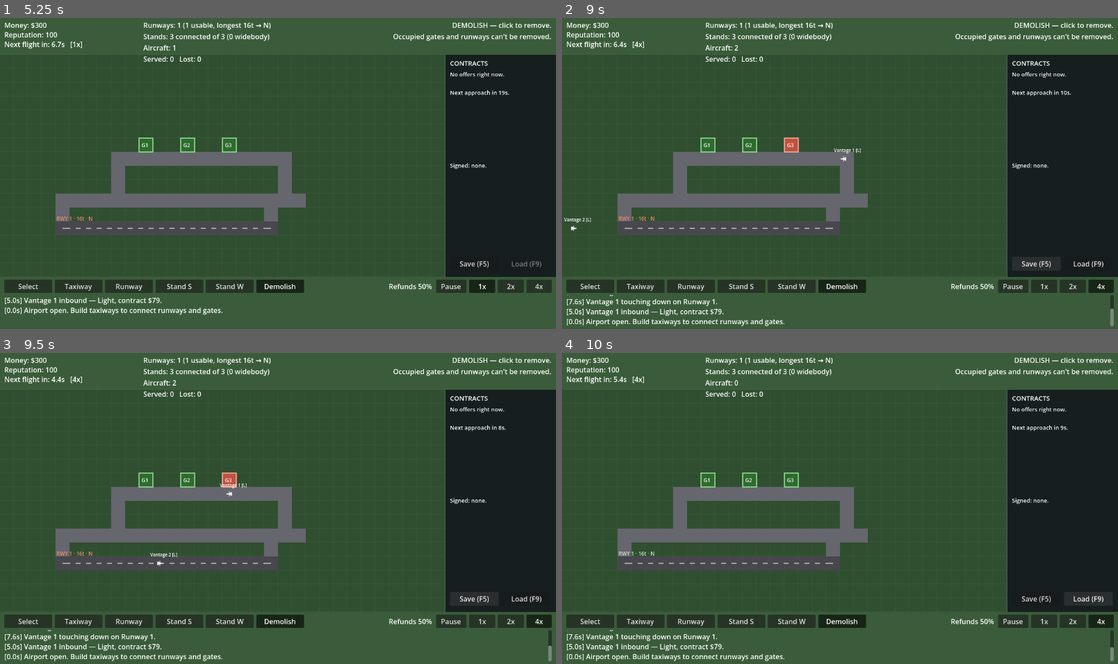
Above: before the commit, frames 1-4 (two rows, left to right).
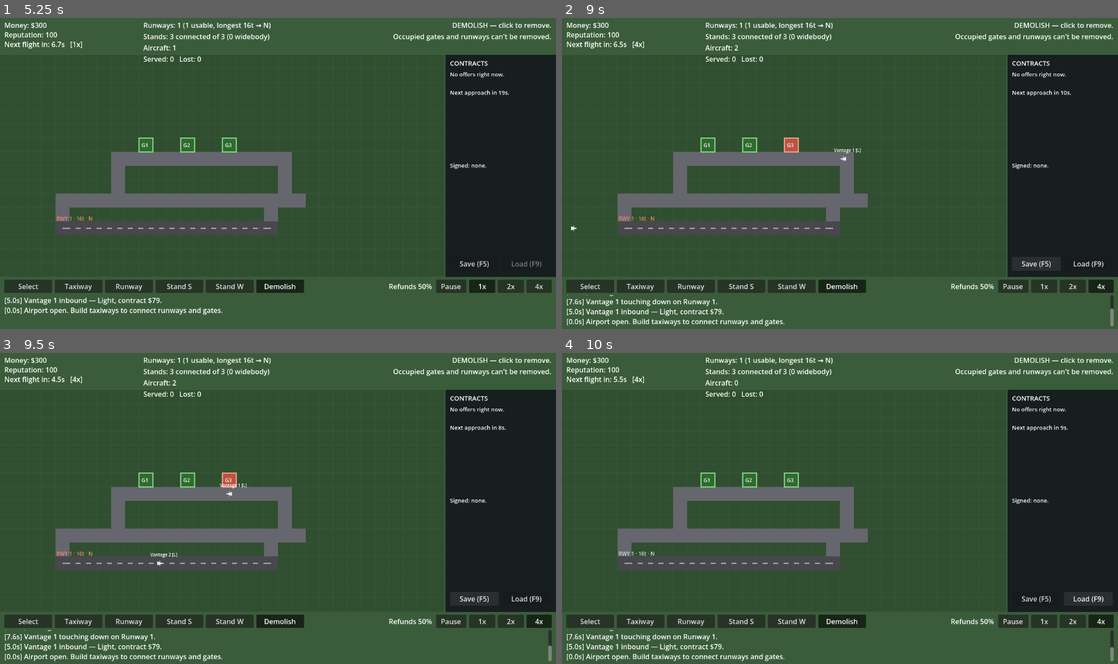
Above: after the commit, the same moments.

Repository: gerp93/airport
Game: Godot game, scene res://Main.tscn
Same seed, same stepped clock (60 frames per second), same inputs: the game is played once before the commit and once after it.
Inputs:
- Up to frame 1 (5.25 s): click "Select" at 0.5 s; click "Taxiway" at 1.25 s; click "Runway" at 2 s; click "Stand S" at 2.75 s; click "Stand W" at 3.5 s; click "Demolish" at 4.25 s; click "1x" at 5 s
- Up to frame 2 (9 s): click "2x" at 5.75 s; click "4x" at 6.5 s; click "Pause" at 7.25 s; click "Resume" at 8 s; click "Save (F5)" at 8.75 s
- Up to frame 3 (9.5 s): no input
- Up to frame 4 (10 s): click "Load (F9)" at 9.5 s

Frame 1 is identical in both runs. In frame 2, less than 0.1% of the frame differs, in the area x 0-11%, y 7-66%; in frame 3, less than 0.1%; in frame 4, less than 0.1%.

Commit message:
Balance the difficulty ramp and polish readability
The spawn ramp peaked at 3 minutes but widebodies only start arriving at 4,
so peak traffic landed before the fleet got heavy and then widebodies piled
on top of an already-saturated airport. The ramp now stretches over 5
minutes so rising traffic tracks the fleet getting heavier. Unattended
survival moves from ~3:35 to ~4:20, and to ~5:00 when contracts are signed.

Reputation is the lose condition, so the label now turns amber below 50 and
red below 25 instead of sitting there in plain white.

Aircraft labels are suppressed while the aircraft is still inbound from
off-map, where they rendered as clipped text jammed against the left edge.

README rewritten to cover classes, contracts, controls, the traffic
reservation model, and the headless verification recipe.

Co-Authored-By: Claude Opus 5 <noreply@anthropic.com>

Diff:
--- a/Main.gd
+++ b/Main.gd
@@ -975,7 +975,10 @@
 
 	if time_elapsed >= next_spawn_at:
 		spawn_plane()
-		var tightness: float = max(0.0, 1.0 - time_elapsed / 180.0)
+		# Ramp over 5 minutes so rising traffic tracks the fleet getting heavier.
+		# At 3 minutes it peaked just before widebodies arrived, stacking two
+		# difficulty spikes on top of each other.
+		var tightness: float = max(0.0, 1.0 - time_elapsed / 300.0)
 		var min_gap := 3.0 + 3.0 * tightness
 		var max_gap := 6.0 + 4.0 * tightness
 		next_spawn_at = time_elapsed + min_gap + randf() * (max_gap - min_gap)
@@ -1108,6 +1111,13 @@
 func _update_hud() -> void:
 	money_label.text = "Money: $%d" % money
 	rep_label.text = "Reputation: %d" % reputation
+	# Reputation is the lose condition, so make it shout before it runs out.
+	if reputation < 25:
+		rep_label.modulate = Color(1.0, 0.42, 0.38)
+	elif reputation < 50:
+		rep_label.modulate = Color(1.0, 0.78, 0.35)
+	else:
+		rep_label.modulate = Color.WHITE
 	var clock := "PAUSED" if paused else "%dx" % int(speed)
 	next_in_label.text = "Next flight in: %.1fs   [%s]" % [max(0.0, next_spawn_at - time_elapsed), clock]
 
@@ -1300,7 +1310,10 @@
 			label += " (holding short)"
 	if p["blocked_timer"] > 1.0:
 		label += " !"
-	draw_string(ThemeDB.fallback_font, pos + Vector2(-22, -16), label, HORIZONTAL_ALIGNMENT_LEFT, -1, 10, Color(1, 1, 1))
+	# Skip the label while the aircraft is still flying in from off-map, or it
+	# renders as clipped text jammed against the left edge.
+	if pos.x > 28.0:
+		draw_string(ThemeDB.fallback_font, pos + Vector2(-22, -16), label, HORIZONTAL_ALIGNMENT_LEFT, -1, 10, Color(1, 1, 1))
 
 
 func _draw_ghost() -> void:
Not shown, changed: README.md
